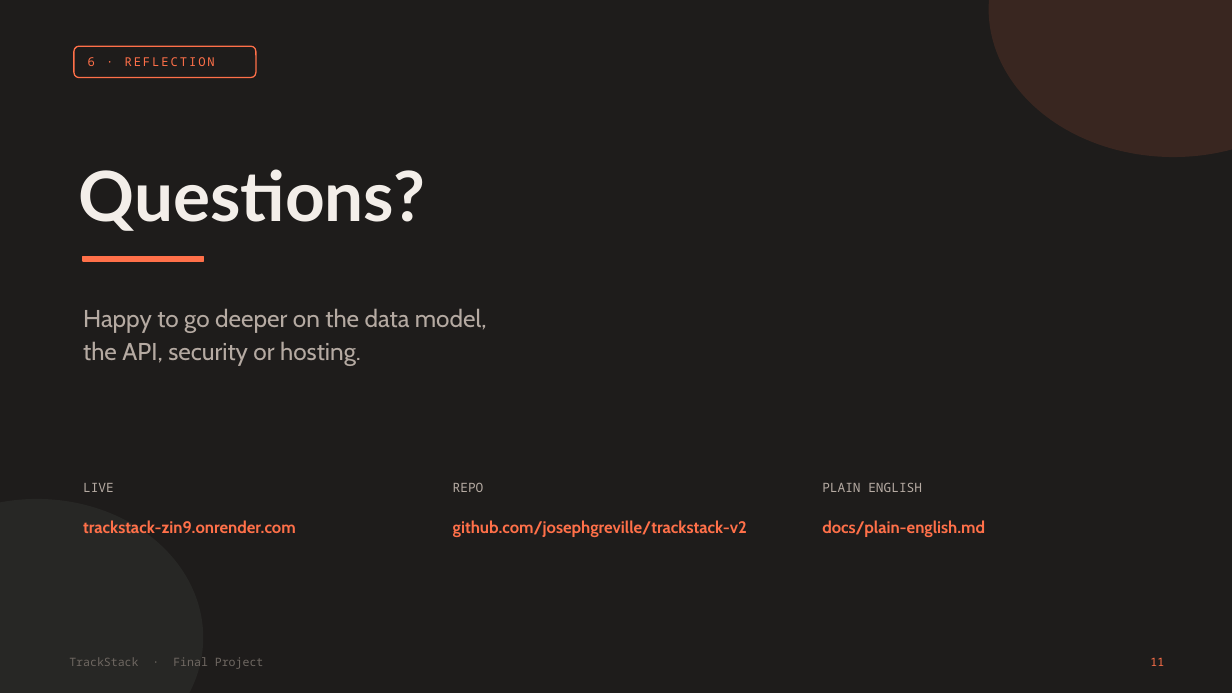
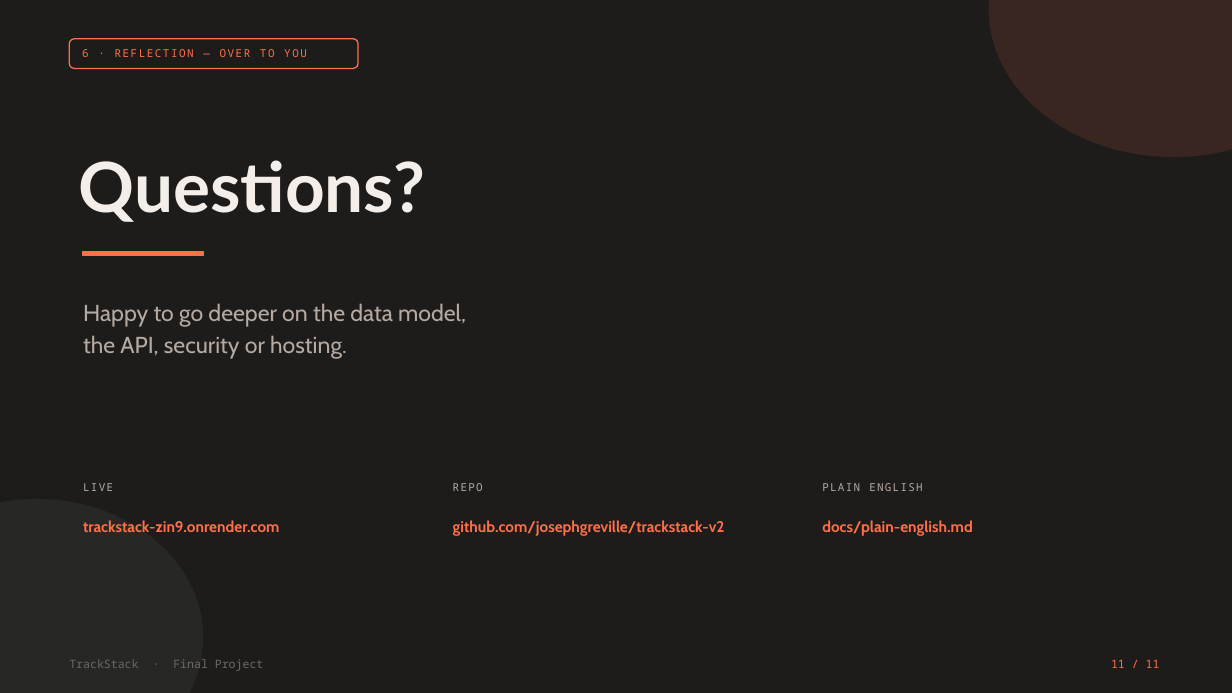
Before and after one commit to josephgreville/trackstack-v2, a slide deck: slide 11 of docs/presentation/TrackStack-Presentation.pptx. Drawn at 1232x693 pixels with LibreOffice and Linux fonts; fonts in the diff are those of the drawing. Boxes give left, top, right and bottom in pixels: in the first picture for what was removed or moved away, otherwise in the second. Text is boxed around its words. In the diff, an @@ line names an element or a change of style, - is before the commit and + after.

Commit message:
docs: rebuild presentation with a clear slide template

```diff
--- a/docs/presentation/TrackStack-Presentation.pptx
+++ b/docs/presentation/TrackStack-Presentation.pptx
@@ rounded rectangle: place and size @@
-rounded rectangle at (74, 46, 256, 78)
+rounded rectangle at (69, 39, 359, 68)
@@ text at (82, 49, 307, 57): text changed; size 9.5 to 8.5 pt @@
-6 · REFLECTION
+6 · REFLECTION — OVER TO YOU
@@ text "Questions?": place and size @@
-text "Questions?" at (79, 169, 426, 231)
+text "Questions?" at (79, 160, 426, 222)
@@ rectangle: place and size @@
-rectangle at (83, 257, 203, 261)
+rectangle at (83, 251, 203, 255)
@@ text "Happy to go deeper on ..." at (83, 303, 466, 359): size 19 to 18 pt; line spacing 1.15 to 1.18 @@
@@ size 10 to 8.5 pt, letter spacing 0 to 1 pt in 3 elements at (83, 483, 113, 491), (453, 483, 483, 491), (822, 483, 922, 491) @@
@@ size 13 to 12 pt in 3 elements at (83, 520, 279, 532), (453, 520, 725, 536), (822, 520, 972, 536) @@
@@ text at (1111, 659, 1160, 668): text changed @@
-11
+11 / 11
```
Also in this commit, not shown: 9 other slides changed, 1 slide added, 1 slide removed, 6 other files.
